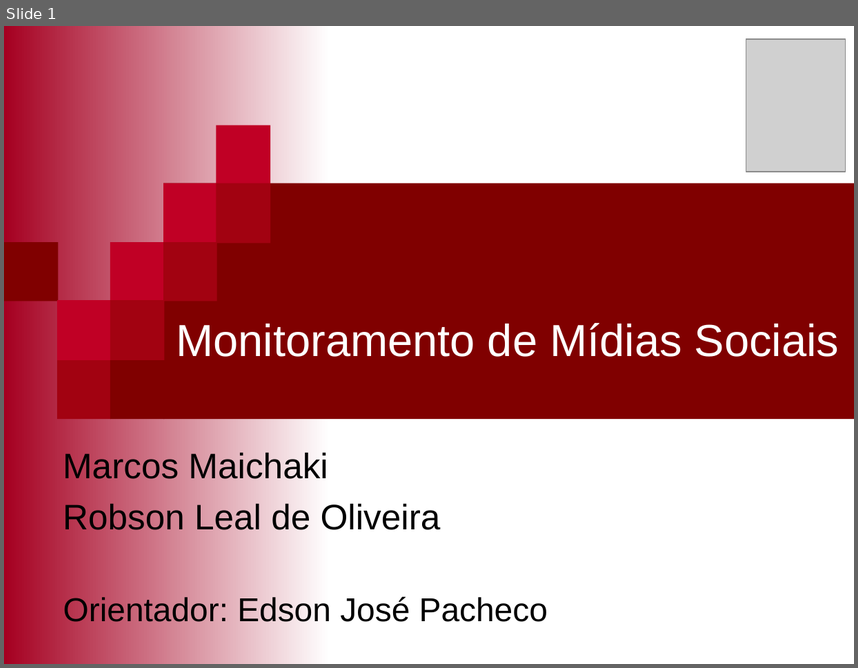
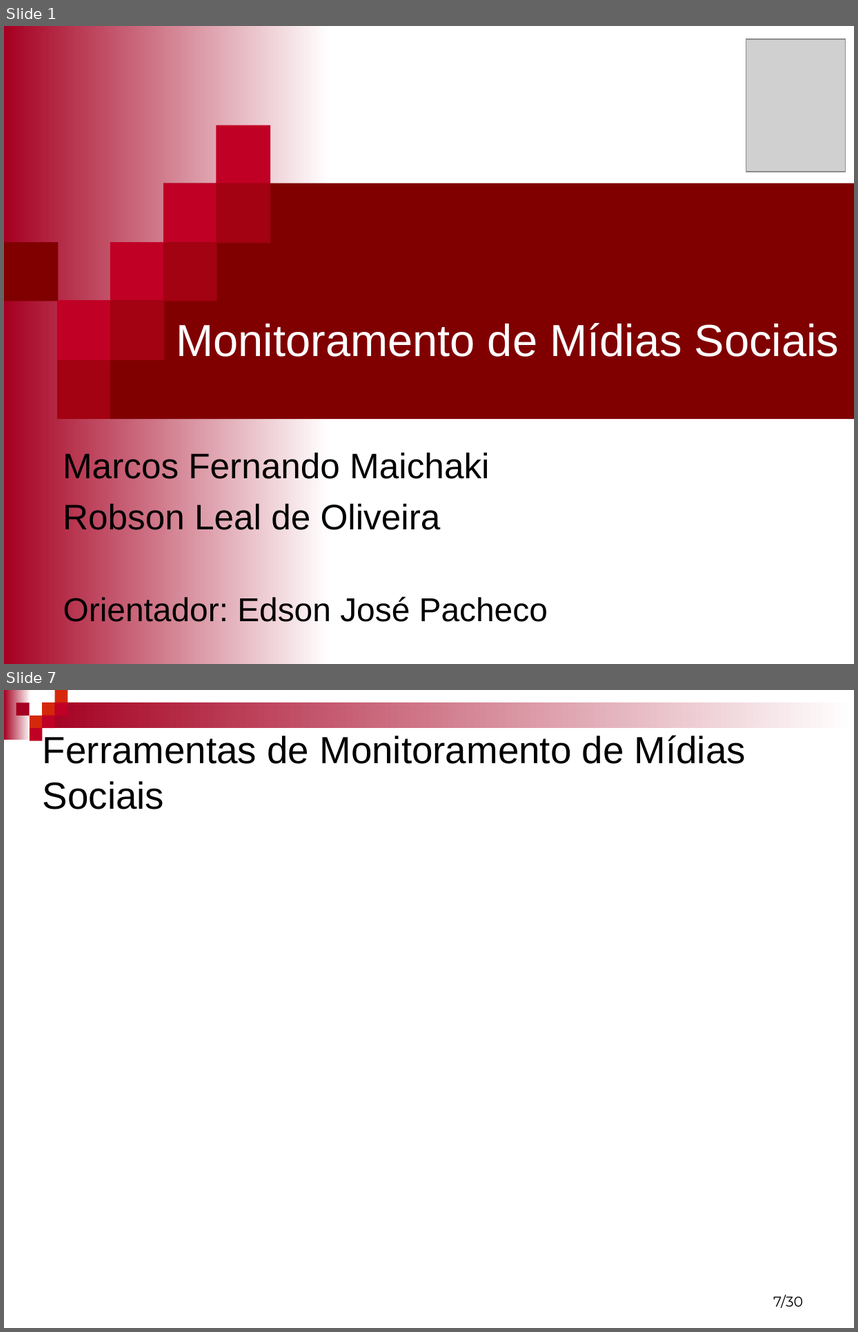
Before and after one commit to mfernado/my-project-socialmonitor, a slide deck: Artigo/Monitoramento de mídias Sociais - Marcos e Robson.ppt. Shown one above the other, each under a label of ours: slide 1 before the commit, slides 1 and 7 after it; the slides between them are not shown. The pictures are 858x668 and 858x1332 pixels, drawn with LibreOffice and Linux fonts; fonts in the diff are those of the drawing; grey boxes stand for pictures; background and template pictures are left out. Boxes give left, top, right and bottom in pixels: in the first picture for what was removed or moved away, otherwise in the second. Text is boxed around its words. In the diff, an @@ line names an element or a change of style, - is before the commit and + after.

```diff
--- a/Artigo/Monitoramento de mídias Sociais - Marcos e Robson.ppt
+++ b/Artigo/Monitoramento de mídias Sociais - Marcos e Robson.ppt
@@ slide 7 added at (x1=4, y1=690, x2=854, y2=1328), background #FFFFFF @@
@@ group added at (x1=4, y1=690, x2=854, y2=741): 9 rectangles @@
@@ title added at (x1=43, y1=735, x2=746, y2=809), 32 pt, text #000000 @@
+Ferramentas de Monitoramento de Mídias Sociais
@@ page number added at (x1=773, y1=1294, x2=803, y2=1308), 12 pt, text #000000 @@
+7/30
@@ slide 1 changed as well @@
@@ subtitle at (x1=63, y1=450, x2=489, y2=485): text changed @@
-Marcos Maichaki
+Marcos Fernando Maichaki
```
Also in this commit, not shown: 7 other slides added, 3 slides removed.
